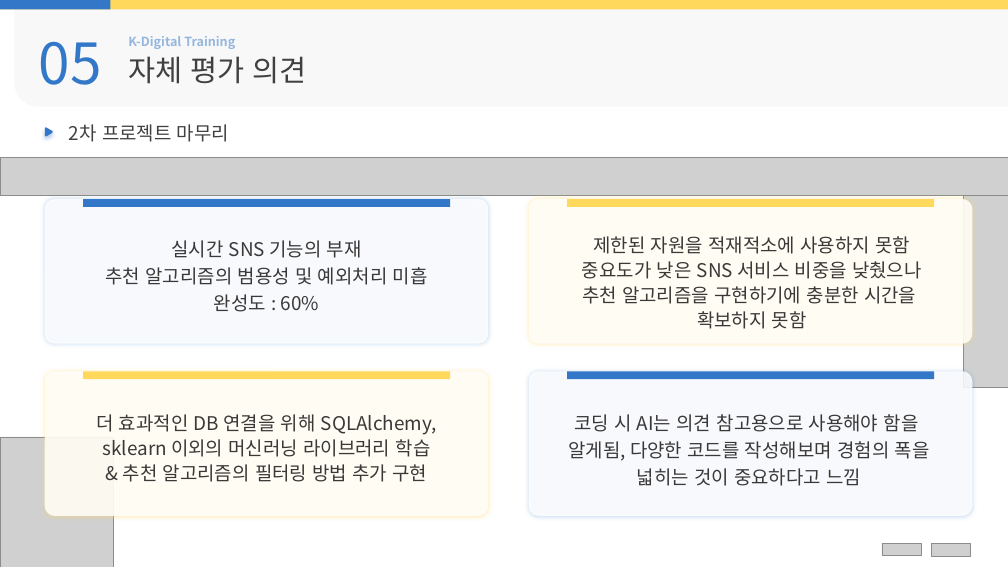
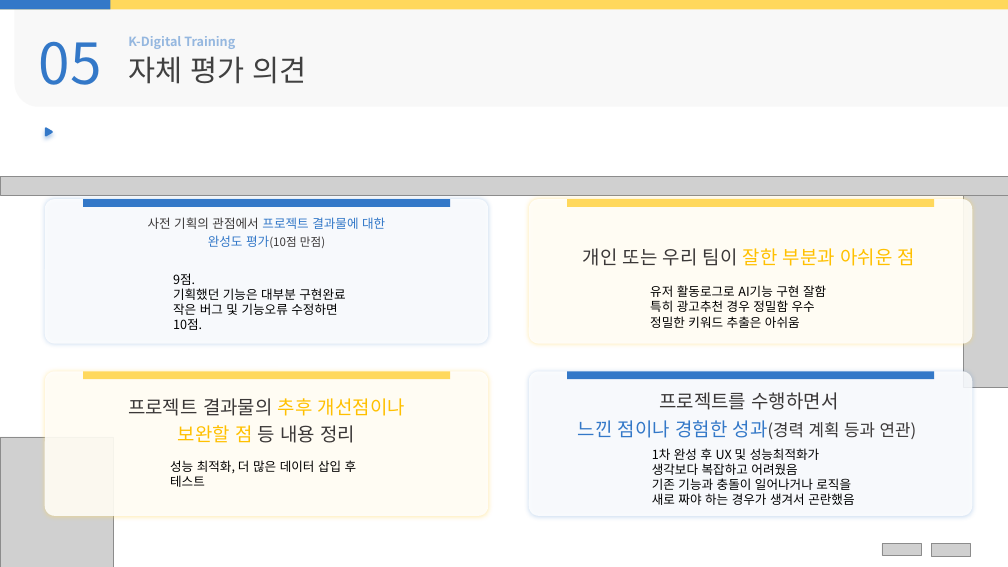
Before and after one commit to ekaxoddltka-source/flaskproject, a slide deck: slide 27 of html변환전/ppt/3.실시간 사용자 참여형 지능형 커뮤니티 서비스.pptx (slide 23 before the commit). Drawn at 1008x567 pixels with LibreOffice and Linux fonts; fonts in the diff are those of the drawing; grey boxes stand for pictures; background and template pictures are left out. Boxes give left, top, right and bottom in pixels: in the first picture for what was removed or moved away, otherwise in the second. Text is boxed around its words. In the diff, an @@ line names an element or a change of style, - is before the commit and + after.

```diff
--- a/html변환전/ppt/3.실시간 사용자 참여형 지능형 커뮤니티 서비스.pptx
+++ b/html변환전/ppt/3.실시간 사용자 참여형 지능형 커뮤니티 서비스.pptx
@@ text removed at (69, 124, 229, 142) @@
-2차 프로젝트 마무리
@@ picture: place and size @@
-picture at (0, 157, 1008, 196)
+picture at (0, 176, 1008, 196)
@@ text at (148, 217, 385, 248): text changed; size 18 to 12 pt @@
-실시간 SNS 기능의 부재
-추천 알고리즘의 범용성 및 예외처리 미흡
-완성도 : 60%
+사전 기획의 관점에서 프로젝트 결과물에 대한
+완성도 평가(10점 만점)
@@ text at (583, 248, 915, 266): text changed; text colour #3B3838 to #FFC000 @@
-제한된 자원을 적재적소에 사용하지 못함
-중요도가 낮은 SNS 서비스 비중을 낮췄으나
-추천 알고리즘을 구현하기에 충분한 시간을
-확보하지 못함
+개인 또는 우리 팀이 잘한 부분과 아쉬운 점
@@ text added at (173, 273, 345, 330), 12 pt, text #000000 @@
+9점.
+기획했던 기능은 대부분 구현완료
+작은 버그 및 기능오류 수정하면
+10점.
@@ text added at (650, 285, 826, 328), 12 pt, text #000000 @@
+유저 활동로그로 AI기능 구현 잘함
+특히 광고추천 경우 정밀함 우수
+정밀한 키워드 추출은 아쉬움
@@ text at (128, 398, 405, 443): text changed @@
-더 효과적인 DB 연결을 위해 SQLAlchemy,
-sklearn 이외의 머신러닝 라이브러리 학습
-& 추천 알고리즘의 필터링 방법 추가 구현
+프로젝트 결과물의 추후 개선점이나
+보완할 점 등 내용 정리
@@ text at (578, 392, 917, 439): text changed @@
-코딩 시 AI는 의견 참고용으로 사용해야 함을
-알게됨, 다양한 코드를 작성해보며 경험의 폭을 넓히는 것이 중요하다고 느낌
+프로젝트를 수행하면서
+느낀 점이나 경험한 성과(경력 계획 등과 연관)
@@ text added at (652, 448, 854, 505), 12 pt, text #000000 @@
+1차 완성 후 UX 및 성능최적화가
+생각보다 복잡하고 어려웠음
+기존 기능과 충돌이 일어나거나 로직을
+새로 짜야 하는 경우가 생겨서 곤란했음
@@ text added at (170, 460, 357, 487), 12 pt, text #000000 @@
+성능 최적화, 더 많은 데이터 삽입 후 테스트
```
Also in this commit, not shown: 10 other slides changed, 14 slides added, 10 slides removed, 9 other files.
